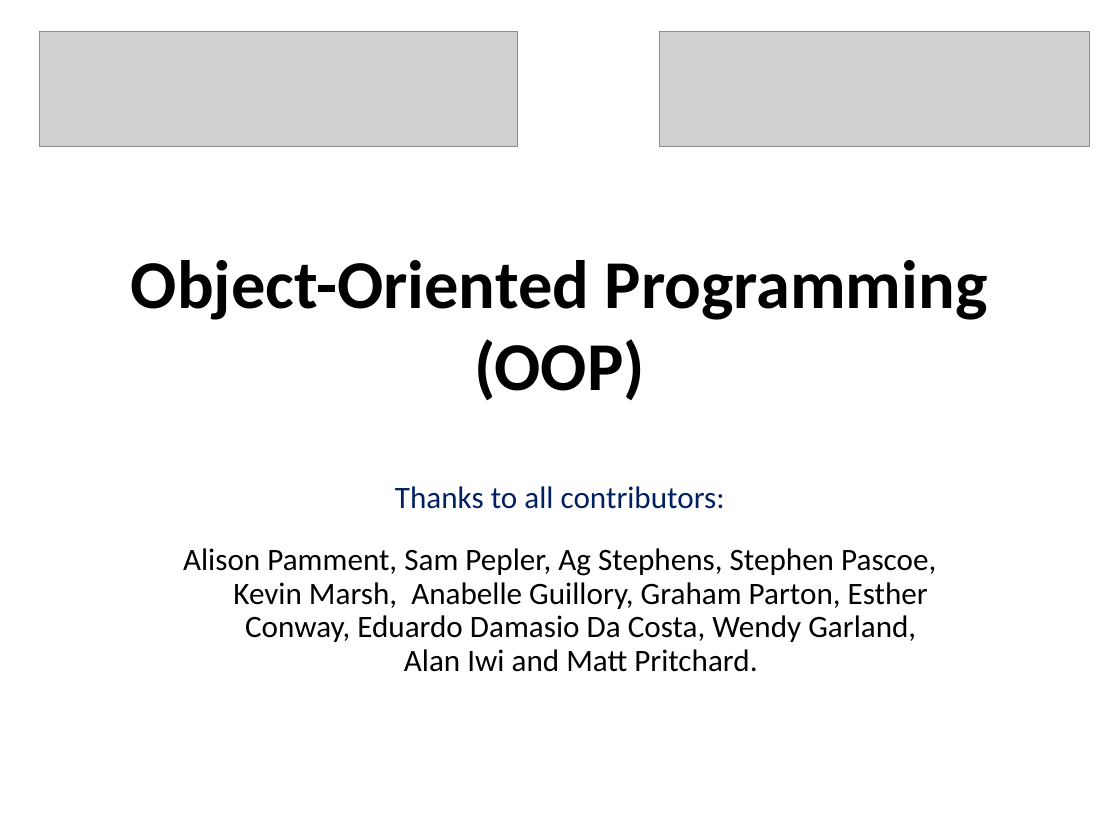
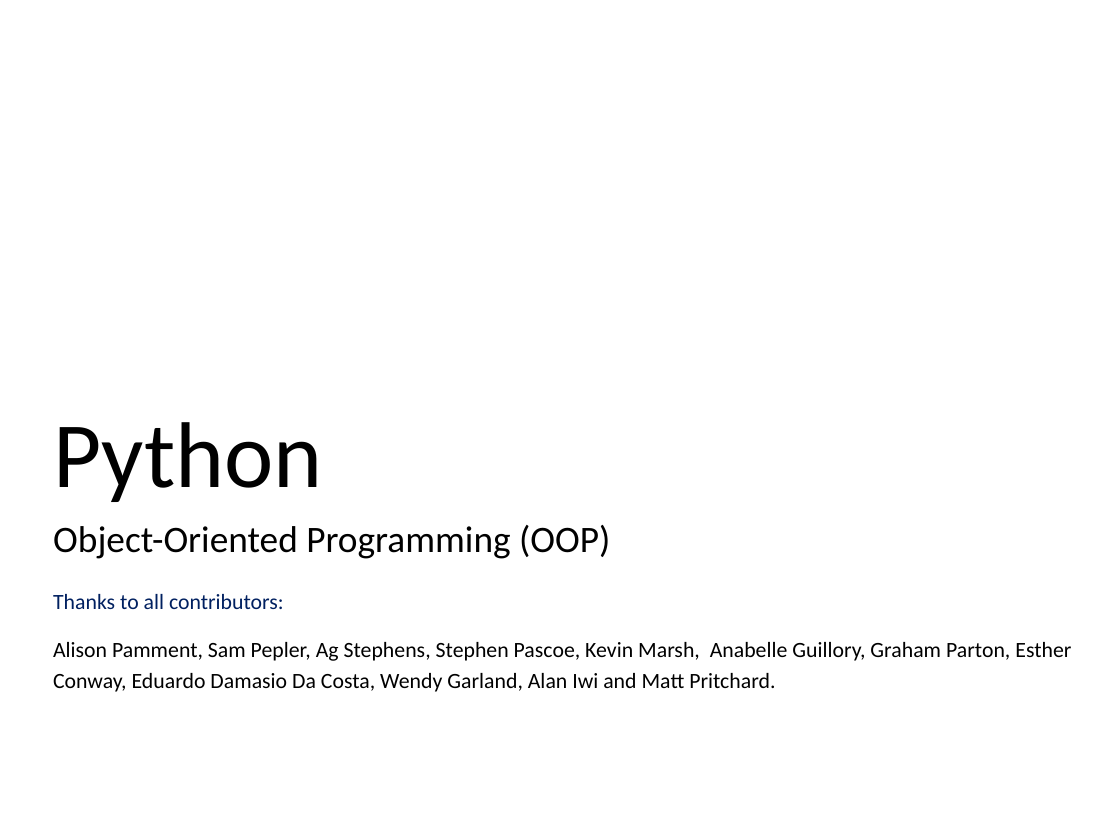
Before and after one commit to ncasuk/ncas-isc, a slide deck: slide 1 of python/presentations/learning_python/22_ceda-oop.ppt. Drawn at 1120x840 pixels with LibreOffice and Linux fonts; fonts in the diff are those of the drawing; grey boxes stand for pictures; background and template pictures are left out. Boxes give left, top, right and bottom in pixels: in the first picture for what was removed or moved away, otherwise in the second. Text is boxed around its words. In the diff, an @@ line names an element or a change of style, - is before the commit and + after.

Commit message:
Updated and checked learning_python21-24, also updated formatting of shell excercises

```diff
--- a/python/presentations/learning_python/22_ceda-oop.ppt
+++ b/python/presentations/learning_python/22_ceda-oop.ppt
@@ picture removed at [39,31,517,146] @@
@@ picture removed at [660,31,1090,146] @@
@@ title added at [53,422,323,502], 60 pt, text #000000 @@
+Python
@@ subtitle "Object-Oriented Programming (OOP)": place and size @@
-subtitle "Object-Oriented Programming (OOP)" at [131,260,988,400]
+subtitle "Object-Oriented Programming (OOP)" at [53,525,610,559]
@@ subtitle "Object-Oriented Programming (OOP)" at [53,525,610,559]: size 44 to 24 pt, bold off; alignment centre to left; line spacing 1 to 0.9; more space between paragraphs @@
@@ text "Thanks to all contributors:": place and size @@
-text "Thanks to all contributors:" at [183,486,936,672]
+text "Thanks to all contributors:" at [53,594,1071,692]
@@ text at [53,594,284,609]: size 20 to 14 pt in "Thanks to all contributors:"; alignment centre to left; line spacing 0.9 to 1; less space between paragraphs @@
@@ text at [53,642,1071,692]: text changed; size 20 to 14 pt @@
-Alison Pamment, Sam Pepler, Ag Stephens, Stephen Pascoe, Kevin Marsh, Anabelle Guillory, Graham Parton, Esther Conway, Eduardo Damasio Da Costa, Wendy Garland, Alan Iwi and Matt Pritchard.
+Alison Pamment, Sam Pepler, Ag Stephens, Stephen Pascoe, Kevin Marsh, Anabelle Guillory, Graham Parton, Esther
+Conway, Eduardo Damasio Da Costa, Wendy Garland, Alan Iwi and Matt Pritchard.
```
Also in this commit, not shown: 13 other slides changed, 4 other files.
